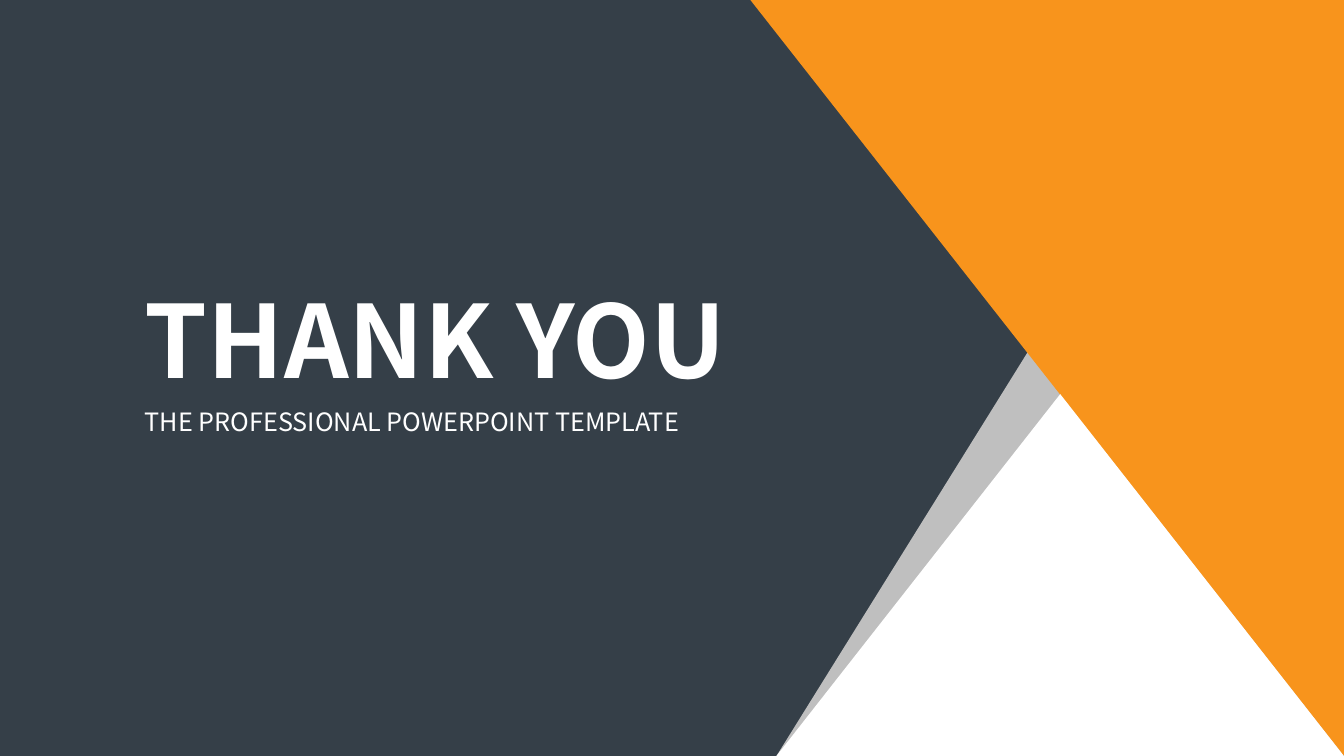
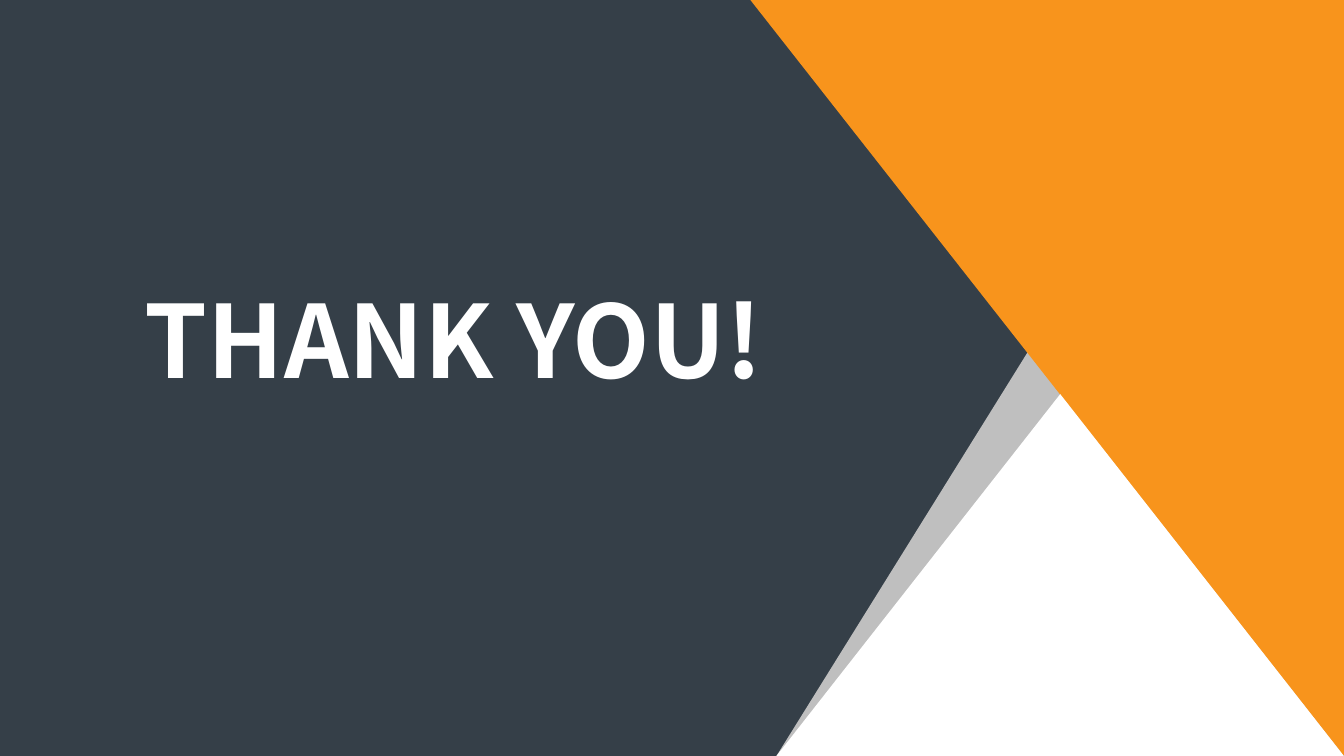
Before and after one commit to McLight-Note/Web-Server-Programming, a slide deck: slide 16 of Class_Presentation.pptx (slide 13 before the commit). Drawn at 1344x756 pixels with LibreOffice and Linux fonts; fonts in the diff are those of the drawing. Boxes give left, top, right and bottom in pixels: in the first picture for what was removed or moved away, otherwise in the second. Text is boxed around its words. In the diff, an @@ line names an element or a change of style, - is before the commit and + after.

```diff
--- a/Class_Presentation.pptx
+++ b/Class_Presentation.pptx
@@ text at [145,301,763,380]: text changed @@
-THANK YOU
+THANK YOU!
@@ text removed at [145,412,679,432] @@
-THE PROFESSIONAL POWERPOINT TEMPLATE
```
Also in this commit, not shown: 1 other slide changed, 4 slides added, 1 slide removed.
